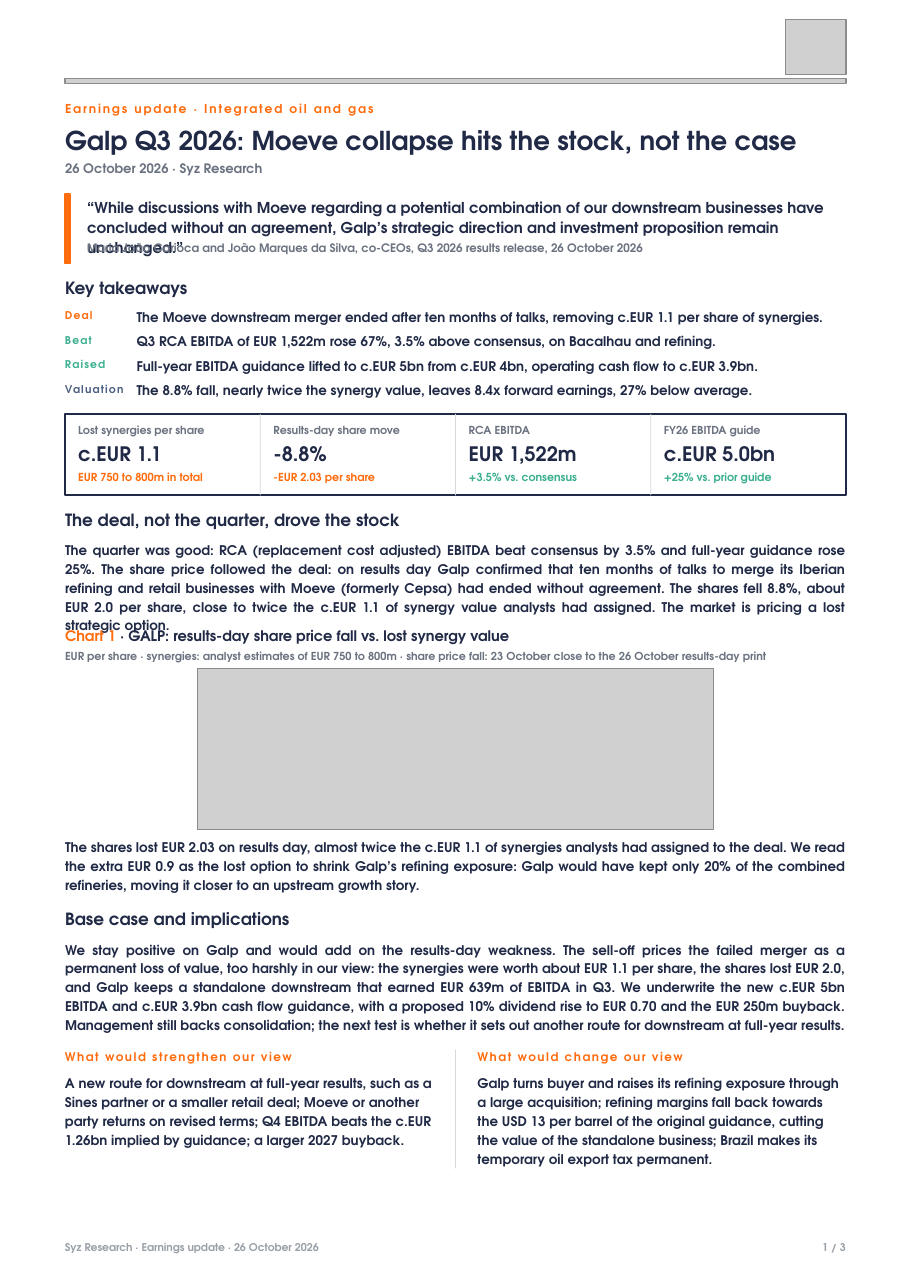
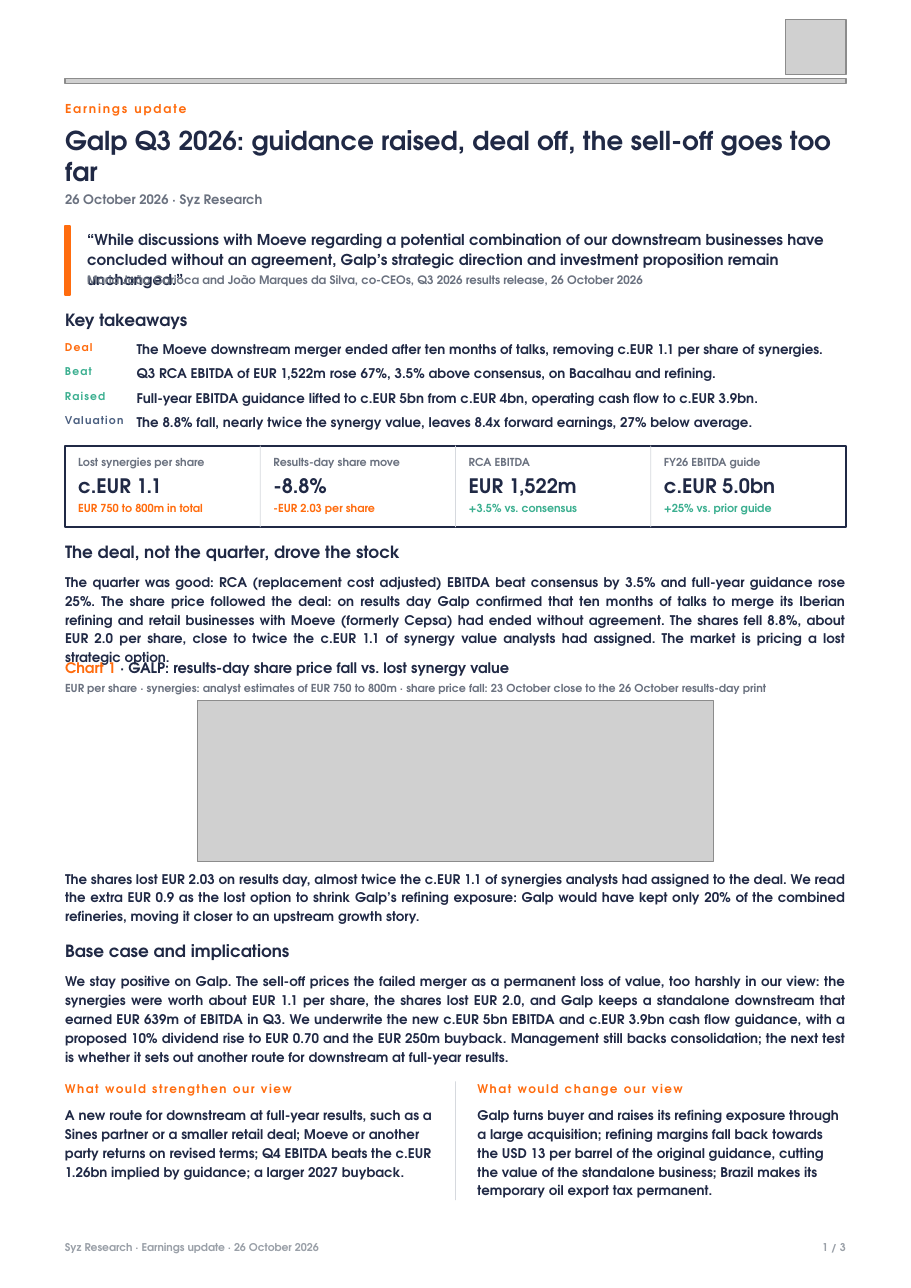
Before and after one commit to jb-db05/syz-earnings, a slide deck: slide 1 of outputs/GALP_Q3_2026/Earnings_Update_GALP_Q32026.pptx. Drawn at 911x1288 pixels with LibreOffice and Linux fonts; fonts in the diff are those of the drawing; grey boxes stand for pictures. Boxes give left, top, right and bottom in pixels: in the first picture for what was removed or moved away, otherwise in the second. Text is boxed around its words. In the diff, an @@ line names an element or a change of style, - is before the commit and + after.

```diff
--- a/outputs/GALP_Q3_2026/Earnings_Update_GALP_Q32026.pptx
+++ b/outputs/GALP_Q3_2026/Earnings_Update_GALP_Q32026.pptx
@@ text at [65,103,186,116]: text changed @@
-Earnings update · Integrated oil and gas
+Earnings update
@@ text at [65,130,831,182]: text changed @@
-Galp Q3 2026: Moeve collapse hits the stock, not the case
+Galp Q3 2026: guidance raised, deal off, the sell-off goes too far
@@ text at [65,975,845,1065]: text changed @@
-We stay positive on Galp and would add on the results-day weakness. The sell-off prices the failed merger as a permanent loss of value, too harshly in our view: the synergies were worth about EUR 1.1 per share, the shares lost EUR 2.0, and Galp keeps a standalone downstream that earned EUR 639m of EBITDA in Q3. We underwrite the new c.EUR 5bn EBITDA and c.EUR 3.9bn cash flow guidance, with a proposed 10% dividend rise to EUR 0.70 and the EUR 250m buyback. Management still backs consolidation; the next test is whether it sets out another route for downstream at full-year results.
+We stay positive on Galp. The sell-off prices the failed merger as a permanent loss of value, too harshly in our view: the synergies were worth about EUR 1.1 per share, the shares lost EUR 2.0, and Galp keeps a standalone downstream that earned EUR 639m of EBITDA in Q3. We underwrite the new c.EUR 5bn EBITDA and c.EUR 3.9bn cash flow guidance, with a proposed 10% dividend rise to EUR 0.70 and the EUR 250m buyback. Management still backs consolidation; the next test is whether it sets out another route for downstream at full-year results.
@@ 34 texts, 4 lines, 2 rectangles, 1 picture: place and size @@
-34 texts, 4 lines, 2 rectangles, 1 picture at [65,163,846,1168]
+34 texts, 4 lines, 2 rectangles, 1 picture at [65,194,846,1200]
```
Also in this commit, not shown: 1 other slide changed, 5 other files.
